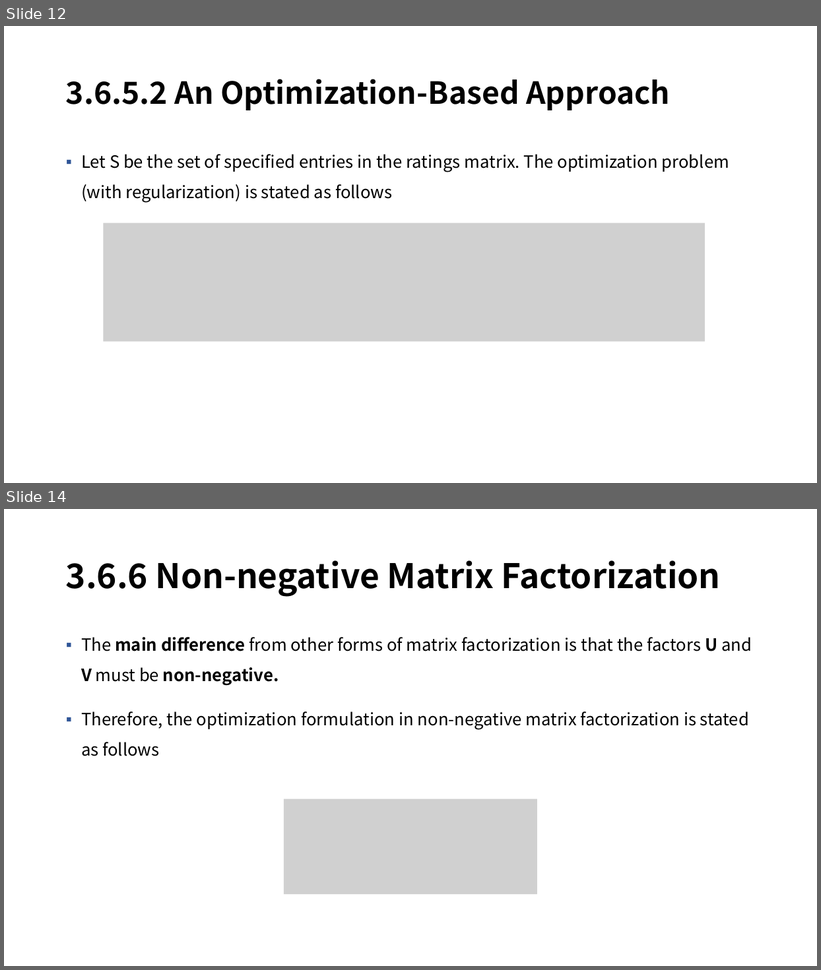
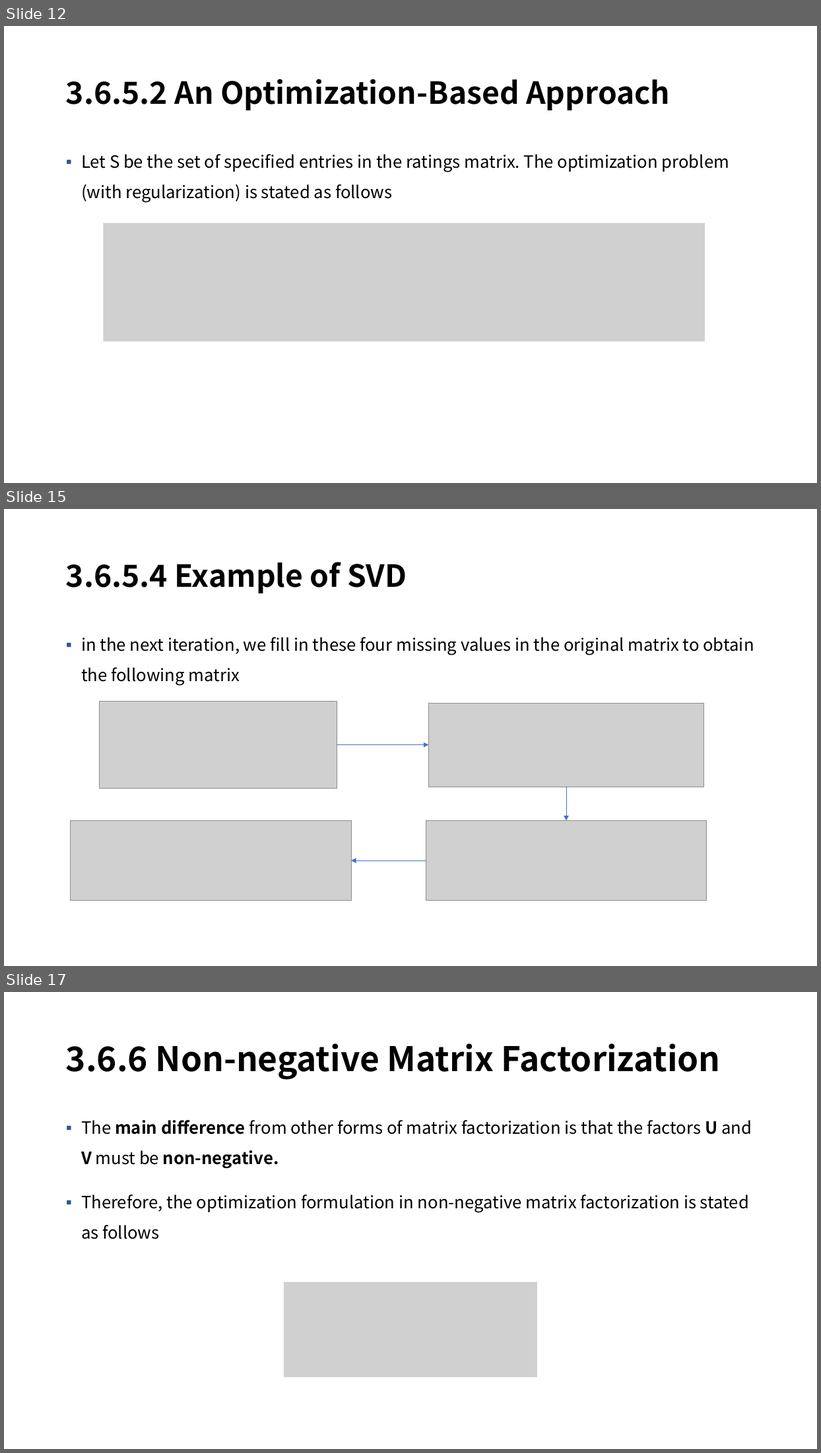
Before and after one commit to mmvv11/GraduateStudies, a slide deck: RecSysStudy/Recommender System ch.3.6.5~.pptx. Shown one above the other, each under a label of ours: slides 12 and 14 before the commit, slides 12, 15 and 17 after it; the slides between them are not shown. The pictures are 821x970 and 821x1453 pixels, drawn with LibreOffice and Linux fonts; fonts in the diff are those of the drawing; grey boxes stand for pictures; background and template pictures are left out. Boxes give left, top, right and bottom in pixels: in the first picture for what was removed or moved away, otherwise in the second. Text is boxed around its words. In the diff, an @@ line names an element or a change of style, - is before the commit and + after.

```diff
--- a/RecSysStudy/Recommender System ch.3.6.5~.pptx
+++ b/RecSysStudy/Recommender System ch.3.6.5~.pptx
@@ slide 15 added at [4, 509, 817, 966], background picture (left out) @@
@@ title added at [66, 562, 407, 593], 36 pt, text #000000, bold @@
+3.6.5.4 Example of SVD
@@ text added at [81, 637, 754, 686], 20 pt, text #000000 @@
+▪ in the next iteration, we fill in these four missing values in the original matrix to obtain the following matrix
@@ picture added at [100, 702, 337, 788] @@
@@ picture added at [428, 703, 704, 787] @@
@@ arrow added from (337, 745) to (428, 745), #4472C4 0.5 pt @@
@@ arrow added from (566, 787) to (566, 821), #4472C4 0.5 pt @@
@@ picture added at [71, 821, 351, 901] @@
@@ picture added at [426, 821, 707, 901] @@
@@ arrow added from (426, 861) to (351, 861), #4472C4 0.5 pt @@
@@ what was slide 14 is now slide 17 @@
```
Also in this commit, not shown: 2 slides changed, 3 other slides added, 1 slide removed.
